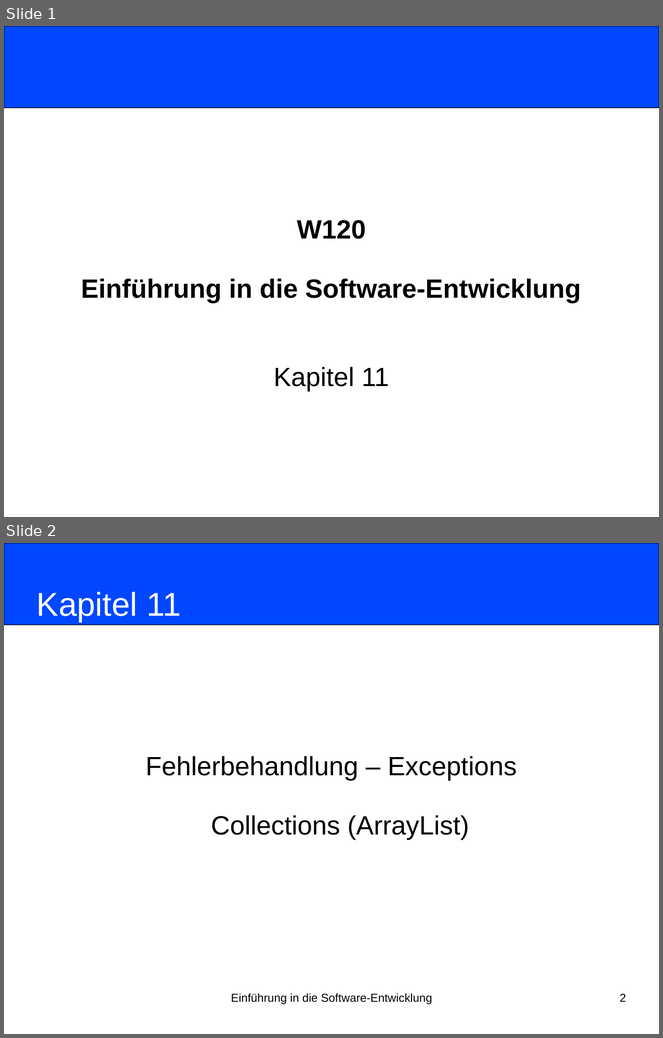
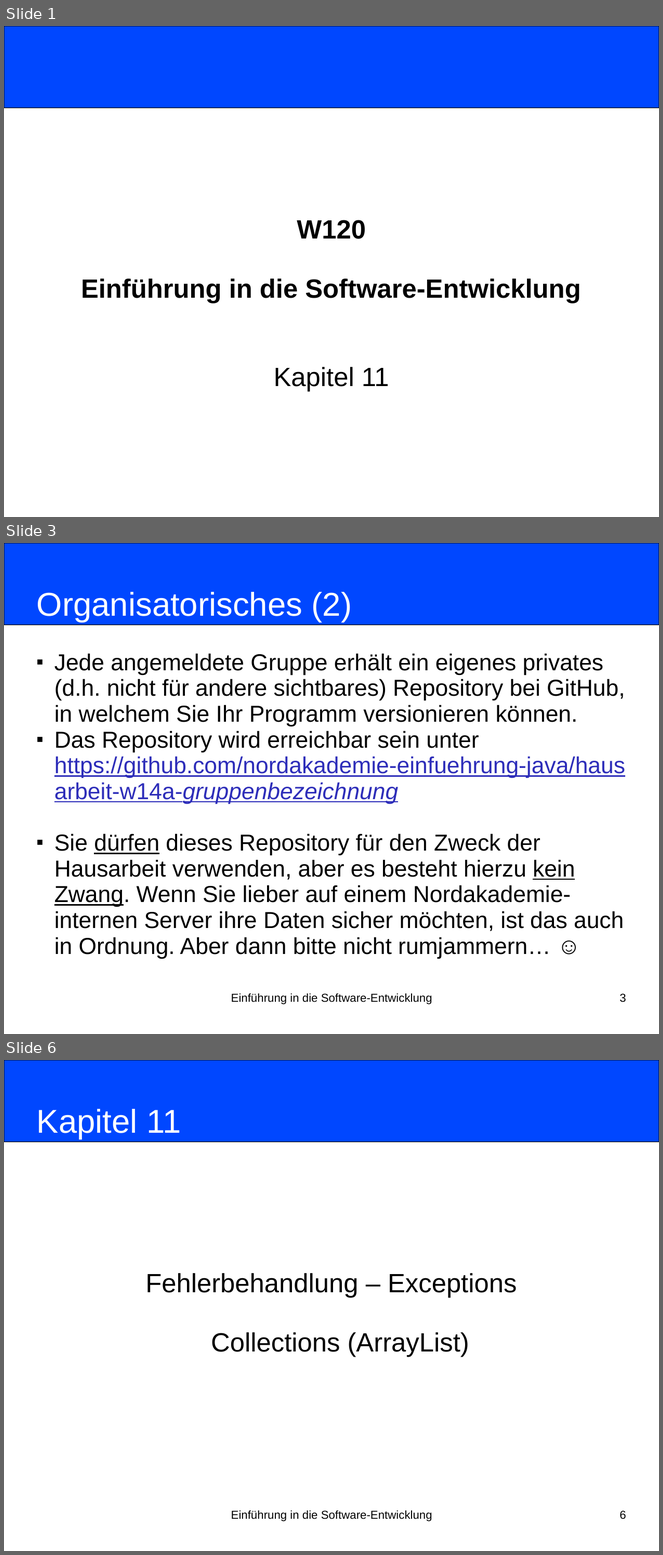
Before and after one commit to nordakademie-einfuehrung-java/vorlesungsskript, a slide deck: folien/Semester_04_Termin_03_Kapitel11.pptx. Shown one above the other, each under a label of ours: slides 1 and 2 before the commit, slides 1, 3 and 6 after it; the slides between them are not shown. The pictures are 663x1038 and 663x1555 pixels, drawn with LibreOffice and Linux fonts; fonts in the diff are those of the drawing. Boxes give left, top, right and bottom in pixels: in the first picture for what was removed or moved away, otherwise in the second. Text is boxed around its words. In the diff, an @@ line names an element or a change of style, - is before the commit and + after.

```diff
--- a/folien/Semester_04_Termin_03_Kapitel11.pptx
+++ b/folien/Semester_04_Termin_03_Kapitel11.pptx
@@ slide 3 added at [4,543,659,1034], background #FFFFFF @@
@@ rounded rectangle added at [4,543,659,625], fill #0047FF, outline #000000 0.75 pt @@
@@ title added at [37,592,352,622], 40 pt, text #FFFFFF @@
+Organisatorisches (2)
@@ subtitle added at [54,653,625,959], 28 pt, text #000000 @@
+■ Jede angemeldete Gruppe erhält ein eigenes privates (d.h. nicht für andere sichtbares) Repository bei GitHub, in welchem Sie Ihr Programm versionieren können.
+■ Das Repository wird erreichbar sein unter https://github.com/nordakademie-einfuehrung-java/hausarbeit-w14a-gruppenbezeichnung
+■ Sie dürfen dieses Repository für den Zweck der Hausarbeit verwenden, aber es besteht hierzu kein Zwang. Wenn Sie lieber auf einem Nordakademie-internen Server ihre Daten sicher möchten, ist das auch in Ordnung. Aber dann bitte nicht rumjammern… ☺
@@ text added at [231,994,432,1005], 14 pt, text #000000 @@
+Einführung in die Software-Entwicklung
@@ page number added at [620,994,626,1003], 14 pt, text #000000 @@
+3
@@ what was slide 2 is now slide 6 @@
@@ page number at [620,1511,626,1520]: text changed @@
-2
+6
```
Also in this commit, not shown: 3 other slides added, 3 other files.
